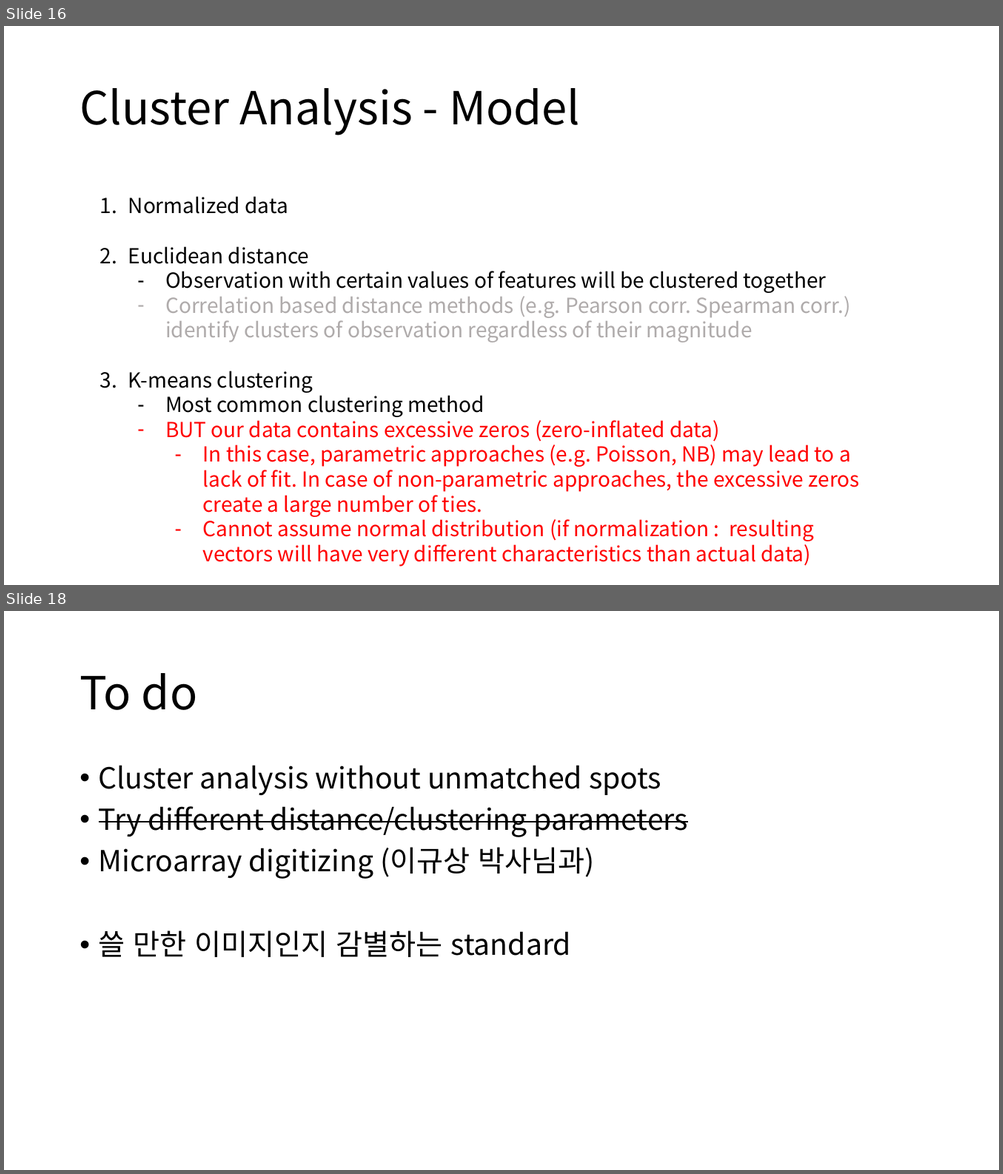
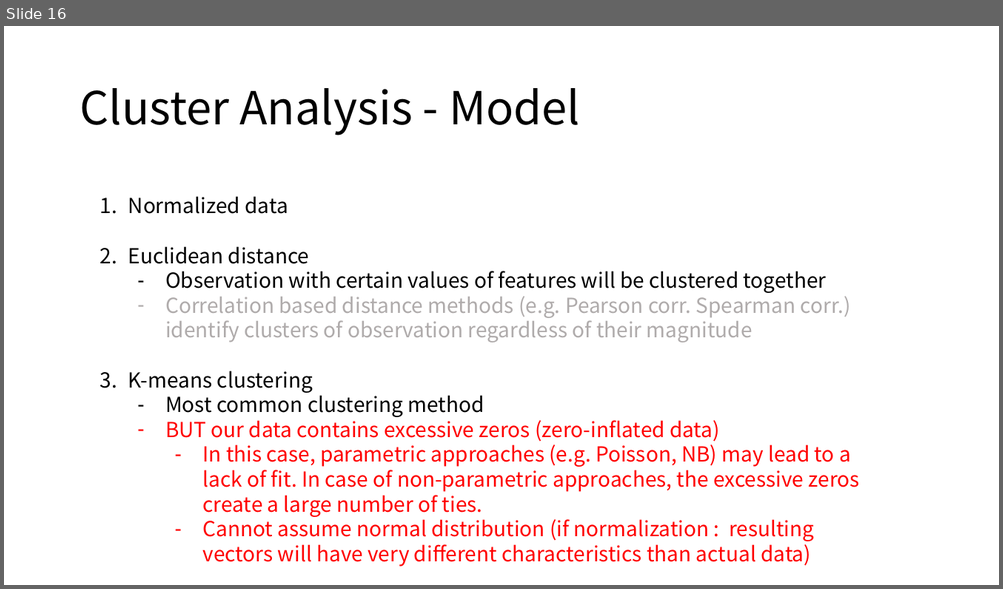
Before and after one commit to HeesooSong/UNIST_internship, a slide deck: Progress Update/20221115_Progress Update.pptx. Shown one above the other, each under a label of ours: slides 16 and 18 before the commit, slide 16 after it; the slides between them are not shown. The pictures are 1003x1174 and 1003x589 pixels, drawn with LibreOffice and Linux fonts; fonts in the diff are those of the drawing. Boxes give left, top, right and bottom in pixels: in the first picture for what was removed or moved away, otherwise in the second. Text is boxed around its words. In the diff, an @@ line names an element or a change of style, - is before the commit and + after.

```diff
--- a/Progress Update/20221115_Progress Update.pptx
+++ b/Progress Update/20221115_Progress Update.pptx
@@ slide 18 removed at <box>4,611,999,1170</box>, background #FFFFFF @@
@@ title removed at <box>79,673,198,710</box> @@
-To do
@@ text removed at <box>99,765,688,957</box> @@
-• Cluster analysis without unmatched spots
-• Try different distance/clustering parameters
-• Microarray digitizing (이규상 박사님과)
-• 쓸 만한 이미지인지 감별하는 standard
```
Also in this commit, not shown: 3 slides changed, 3 slides added.
